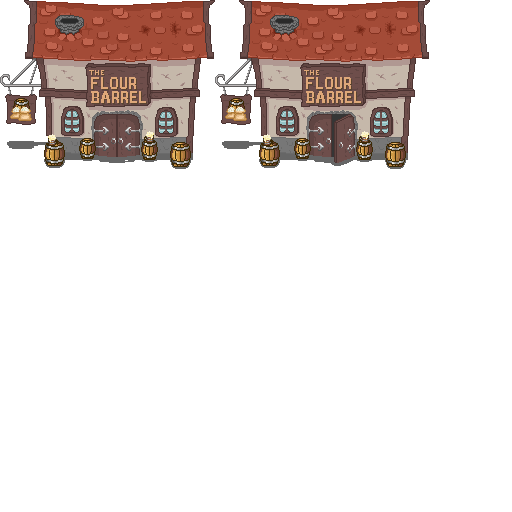
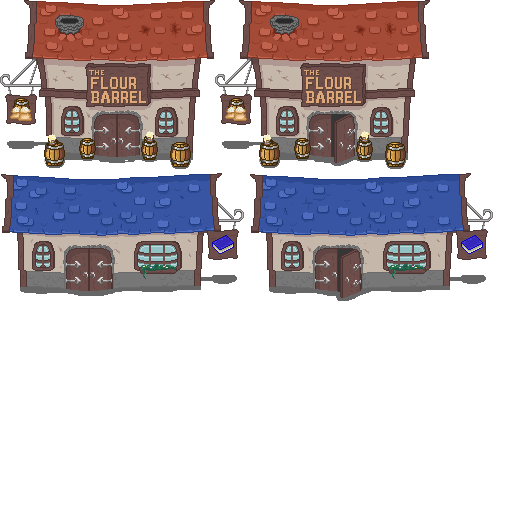
Before/after of a 512 x 512 layered artwork. What changed in the layer stack:
added layer "Layer 34" above "Layer 27 copy" over [338, 249, 361, 298]
added layer "Library copy" above "Library" over [250, 173, 493, 291]
added layer "Library" (1st of 2) above "Shadows" over [1, 173, 244, 291]
renamed "Layer 33" to "Shadows", painted on it over [7, 159, 486, 301]
